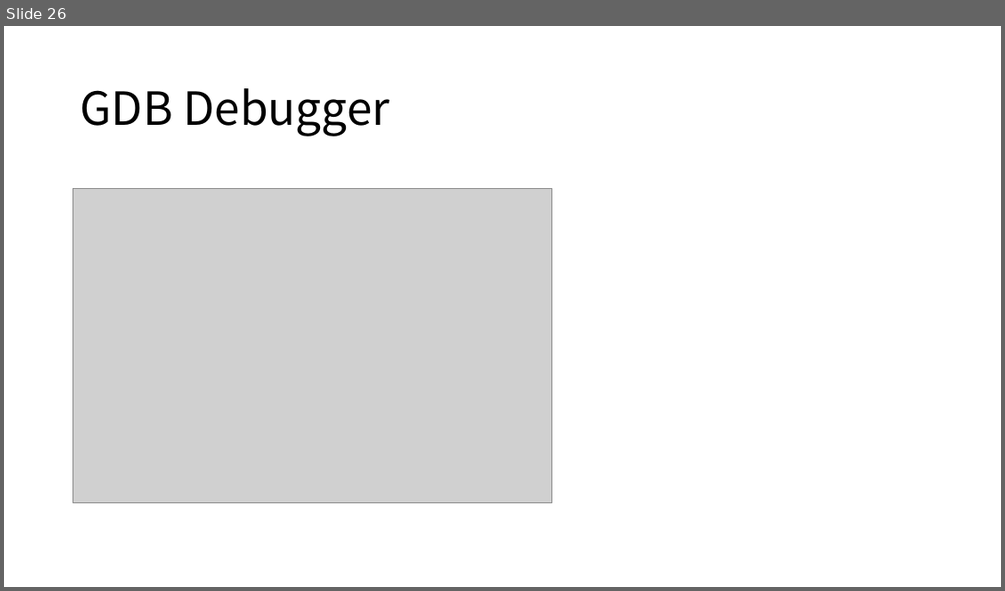
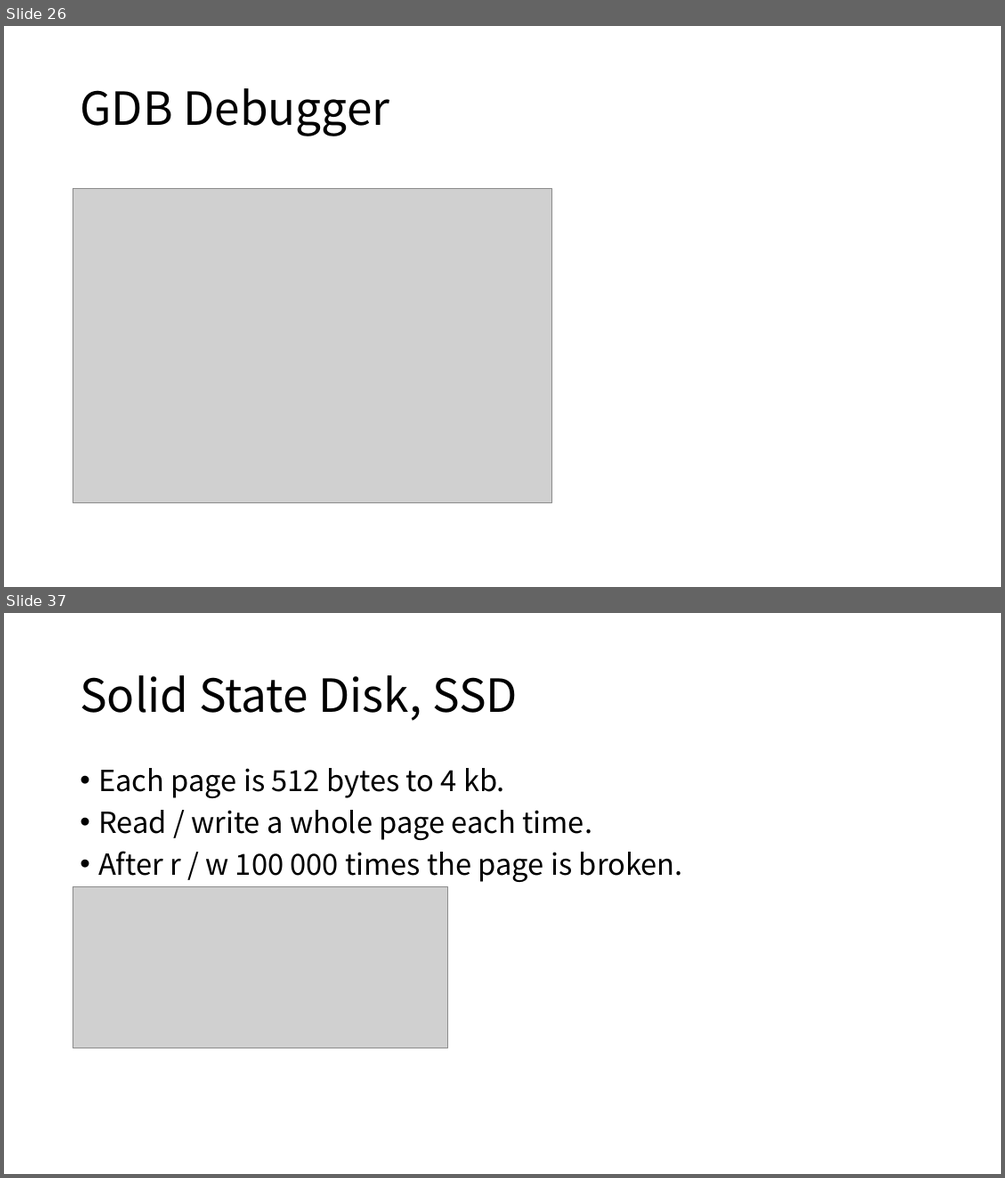
Before and after one commit to Lyther/wiki, a slide deck: docs/assets/Operating Systems.pptx. Shown one above the other, each under a label of ours: slide 26 before the commit, slides 26 and 37 after it; the slides between them are not shown. The pictures are 1005x591 and 1005x1178 pixels, drawn with LibreOffice and Linux fonts; fonts in the diff are those of the drawing; grey boxes stand for pictures. Boxes give left, top, right and bottom in pixels: in the first picture for what was removed or moved away, otherwise in the second. Text is boxed around its words. In the diff, an @@ line names an element or a change of style, - is before the commit and + after.

```diff
--- a/docs/assets/Operating Systems.pptx
+++ b/docs/assets/Operating Systems.pptx
@@ slide 37 added at bbox=[4, 613, 1001, 1174], background #FFFFFF @@
@@ title added at bbox=[80, 675, 518, 721], 44 pt, text #000000 @@
+Solid State Disk, SSD
@@ text added at bbox=[98, 768, 683, 882], 28 pt, text #000000 @@
+• Each page is 512 bytes to 4 kb.
+• Read / write a whole page each time.
+• After r / w 100 000 times the page is broken.
@@ picture added at bbox=[73, 887, 448, 1048] @@
```
Also in this commit, not shown: 35 other slides added, 1 other file.
